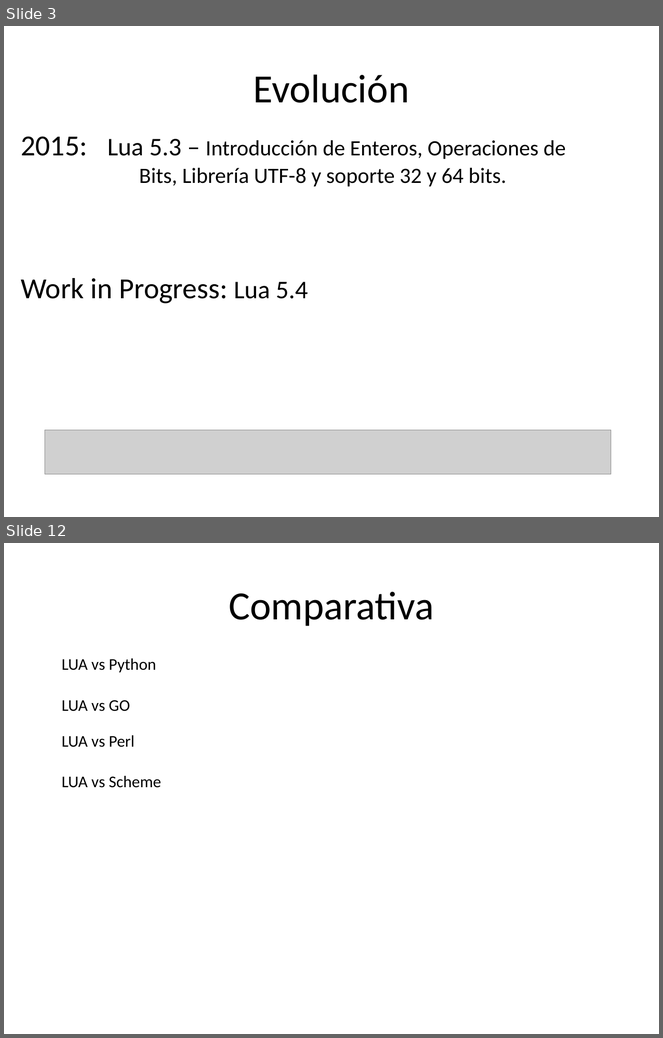
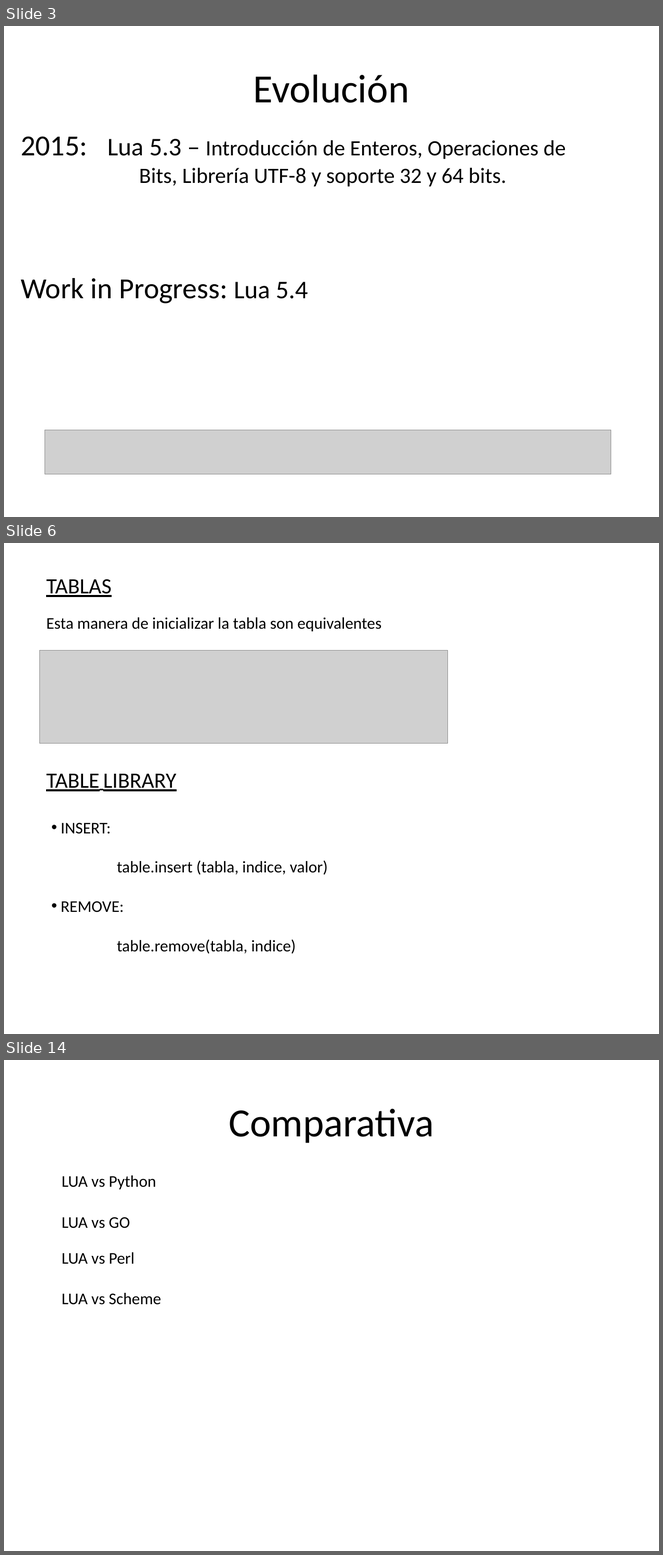
Before and after one commit to Santiago39353535/TDL, a slide deck: LUA.pptx. Shown one above the other, each under a label of ours: slides 3 and 12 before the commit, slides 3, 6 and 14 after it; the slides between them are not shown. The pictures are 663x1038 and 663x1555 pixels, drawn with LibreOffice and Linux fonts; fonts in the diff are those of the drawing; grey boxes stand for pictures; background and template pictures are left out. Boxes give left, top, right and bottom in pixels: in the first picture for what was removed or moved away, otherwise in the second. Text is boxed around its words. In the diff, an @@ line names an element or a change of style, - is before the commit and + after.

```diff
--- a/LUA.pptx
+++ b/LUA.pptx
@@ slide 6 added at bbox=[4, 543, 659, 1034], background picture (left out) @@
@@ text added at bbox=[46, 579, 112, 597], 24 pt, text #000000, underline @@
+TABLAS
@@ text added at bbox=[46, 617, 382, 631], 18 pt, text #000000 @@
+Esta manera de inicializar la tabla son equivalentes
@@ picture added at bbox=[40, 651, 448, 744] @@
@@ text added at bbox=[46, 774, 177, 792], 24 pt, text #000000, underline @@
+TABLE LIBRARY
@@ text added at bbox=[61, 823, 328, 954], 18 pt, text #000000 @@
+• INSERT:
+table.insert (tabla, indice, valor)
+• REMOVE:
+    table.remove(tabla, indice)
@@ what was slide 12 is now slide 14 @@
```
Also in this commit, not shown: 5 slides changed, 4 other slides added, 3 slides removed.
